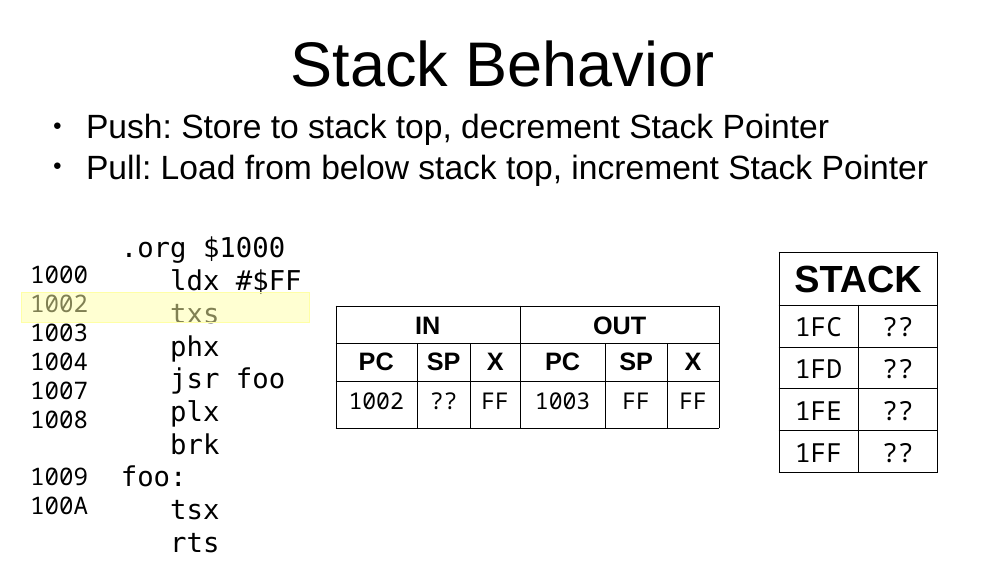
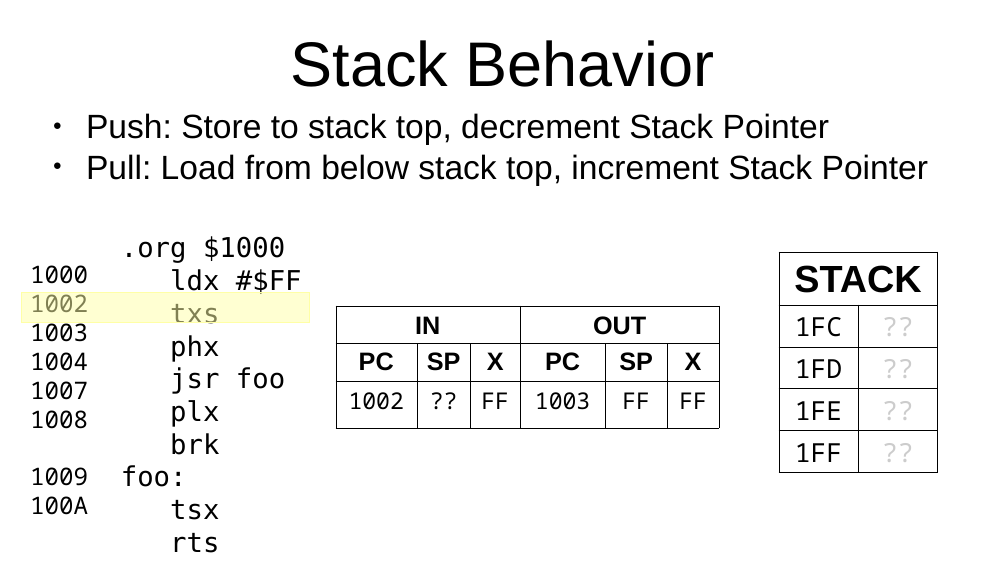
Before and after one commit to SlithyMatt/x16-assembly-tutorial, a slide deck: slide 5 of Lesson5/Lesson5.odp. Drawn at 1008x567 pixels with LibreOffice and Linux fonts; fonts in the diff are those of the drawing. Boxes give left, top, right and bottom in pixels: in the first picture for what was removed or moved away, otherwise in the second. Text is boxed around its words. In the diff, an @@ line names an element or a change of style, - is before the commit and + after.

```diff
--- a/Lesson5/Lesson5.odp
+++ b/Lesson5/Lesson5.odp
@@ table at box(779, 252, 938, 470) @@
@@ text colour #000000 to #CCCCCC in "??", "??", "??", "??" @@
```
Also in this commit, not shown: 9 other slides changed, 11 slides added, 15 slides removed, 3 other files.
